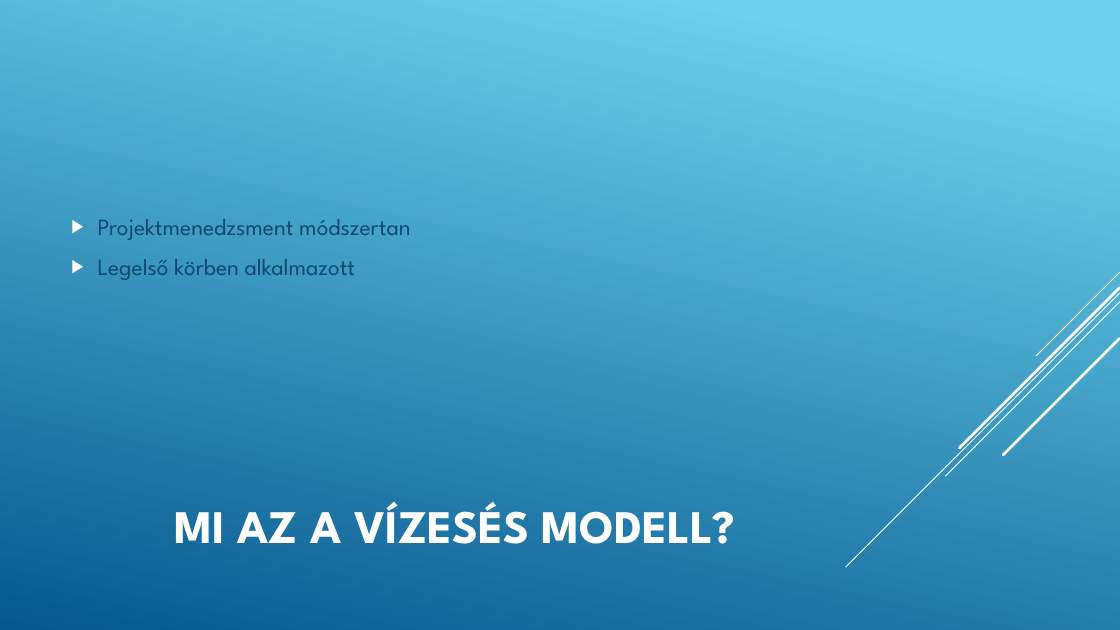
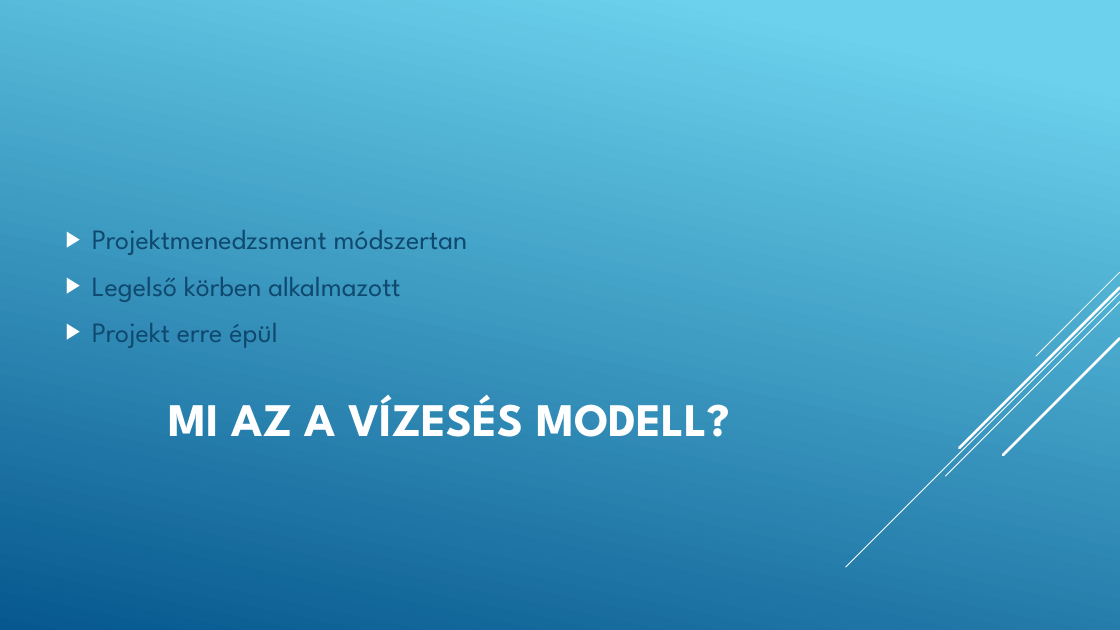
Before and after one commit to JelencsityMiklous/ppt, a slide deck: slide 2 of Vízesés modell.pptx. Drawn at 1120x630 pixels with LibreOffice and Linux fonts; fonts in the diff are those of the drawing. Boxes give left, top, right and bottom in pixels: in the first picture for what was removed or moved away, otherwise in the second. Text is boxed around its words. In the diff, an @@ line names an element or a change of style, - is before the commit and + after.

```diff
--- a/Vízesés modell.pptx
+++ b/Vízesés modell.pptx
@@ text "Projektmenedzsment módszertan": place and size @@
-text "Projektmenedzsment módszertan" at [98,219,410,280]
+text "Projektmenedzsment módszertan" at [92,230,468,348]
@@ text at [92,230,468,302]: size 20 to 24 pt in "Projektmenedzsment módszertan", "Legelső körben alkalmazott" @@
@@ text at [92,323,277,348]: paragraph added @@
+▶ Projekt erre épül
@@ title "MI AZ A VÍZESÉS MODELL?": place and size @@
-title "MI AZ A VÍZESÉS MODELL?" at [174,501,736,544]
+title "MI AZ A VÍZESÉS MODELL?" at [169,394,730,437]
```
Also in this commit, not shown: 1 other slide changed, 4 slides added, 3 slides removed.
